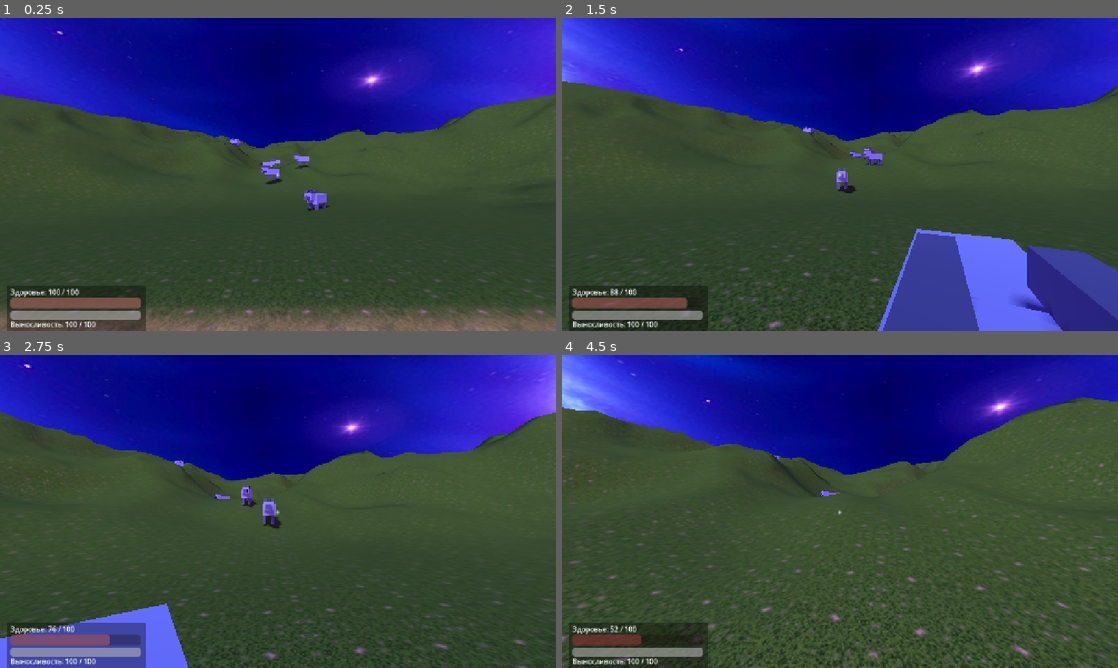
Above: before the commit, frames 1-4 (two rows, left to right).
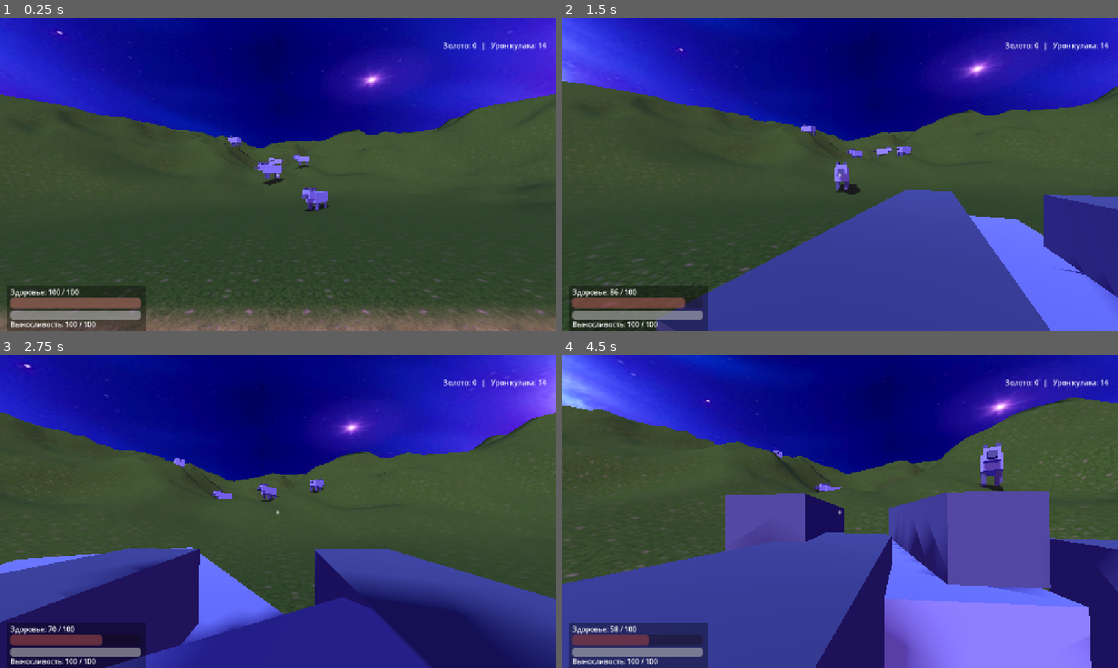
Above: after the commit, the same moments.

Repository: GnomixUltra/ProjectRPGnome
Game: Godot game, scene res://scenes/main.tscn
Two runs of this game, one before a commit and one after it. Both use one fixed random seed, a clock stepped at 60 frames per second and the inputs below.
Inputs (mouse positions are in pixels of both pictures, inside the frame that each line leads up to):
- Up to frame 1 (0.25 s): no input
- Up to frame 2 (1.5 s): tap Enter at 0.5 s; move the mouse to (867, 174) at 0.52 s; hold W (move_forward) from 0.53 s (still down); tap E at 0.6 s; click (867, 174) at 0.67 s; tap Space (jump) at 0.77 s; move the mouse to (812, 174) at 1.27 s; tap Shift (sprint) at 1.35 s
- Up to frame 3 (2.75 s): keep holding W (move_forward); tap Space (jump) at 1.52 s; tap E at 1.55, 2.1 s; move the mouse to (289, 505) at 2.02 s
- Up to frame 4 (4.5 s): keep holding W (move_forward); move the mouse to (834, 517) at 2.77 s; tap Enter at 2.85 s; click (834, 517) at 2.92 s; tap Space (jump) at 3.02, 3.77 s; tap E at 3.05, 3.8, 4.35 s; move the mouse to (878, 514) at 3.52 s; tap F at 3.6 s; move the mouse to (795, 508) at 4.27 s

The runs differ from the first frame. In frame 1, 0.5% of the frame differs, in the area x 41-99%, y 7-62%; in frame 2, 23%; in frame 3, 33%; in frame 4, 48%, in the area x 0-100%, y 7-100%.

Commit message:
RPG random variables: loot chests with weighted rolls (gold/potion/gauntlet), wolf levels 1-3, HUD stats + loot toast

Diff:
--- /dev/null
+++ b/game/scenes/chest.tscn
@@ -0,0 +1,47 @@
+[gd_scene load_steps=8 format=3]
+
+[ext_resource type="Script" path="res://scripts/chest.gd" id="1_chest"]
+
+[sub_resource type="StandardMaterial3D" id="WoodMat"]
+albedo_color = Color(0.42, 0.28, 0.15, 1)
+roughness = 0.9
+
+[sub_resource type="StandardMaterial3D" id="GoldMat"]
+albedo_color = Color(0.85, 0.65, 0.2, 1)
+metallic = 0.7
+roughness = 0.35
+
+[sub_resource type="BoxMesh" id="BaseMesh"]
+size = Vector3(0.9, 0.5, 0.6)
+
+[sub_resource type="BoxMesh" id="LidMesh"]
+size = Vector3(0.9, 0.18, 0.6)
+
+[sub_resource type="BoxShape3D" id="ChestShape"]
+size = Vector3(0.9, 0.7, 0.6)
+
+[node name="Chest" type="StaticBody3D"]
+collision_layer = 1
+collision_mask = 0
+script = ExtResource("1_chest")
+
+[node name="Collision" type="CollisionShape3D" parent="."]
+transform = Transform3D(1, 0, 0, 0, 1, 0, 0, 0, 1, 0, 0.35, 0)
+shape = SubResource("ChestShape")
+
+[node name="Visual" type="Node3D" parent="."]
+
+[node name="Base" type="MeshInstance3D" parent="Visual"]
+transform = Transform3D(1, 0, 0, 0, 1, 0, 0, 0, 1, 0, 0.25, 0)
+mesh = SubResource("BaseMesh")
+surface_material_override/0 = SubResource("WoodMat")
+
+[node name="Lid" type="MeshInstance3D" parent="Visual"]
+transform = Transform3D(1, 0, 0, 0, 1, 0, 0, 0, 1, 0, 0.59, -0.3)
+mesh = SubResource("LidMesh")
+surface_material_override/0 = SubResource("GoldMat")
+
+[node name="Lock" type="MeshInstance3D" parent="Visual"]
+transform = Transform3D(1, 0, 0, 0, 1, 0, 0, 0, 1, 0, 0.45, 0.31)
+mesh = SubResource("LidMesh")
+surface_material_override/0 = SubResource("GoldMat")
--- a/game/scenes/main.tscn
+++ b/game/scenes/main.tscn
@@ -1,10 +1,11 @@
-[gd_scene load_steps=16 format=3]
+[gd_scene load_steps=17 format=3]
 
 [ext_resource type="Script" path="res://scripts/player.gd" id="1_player"]
 [ext_resource type="Script" path="res://scripts/hud.gd" id="2_hud"]
 [ext_resource type="Script" path="res://scripts/main.gd" id="3_main"]
 [ext_resource type="Script" path="res://scripts/terrain.gd" id="4_terrain"]
 [ext_resource type="Script" path="res://scripts/wolf_spawner.gd" id="8_wolvespawner"]
+[ext_resource type="Script" path="res://scripts/chest_spawner.gd" id="9_chestspawner"]
 [ext_resource type="Texture2D" path="res://assets/grass.png" id="5_grass"]
 [ext_resource type="Texture2D" path="res://assets/dirt.png" id="6_dirt"]
 [ext_resource type="Texture2D" path="res://assets/sky_night.png" id="7_sky"]
@@ -220,6 +221,41 @@
 grow_vertical = 0
 text = "Выносливость: 100 / 100"
 
+[node name="StatsLabel" type="Label" parent="HUD/HUDRoot"]
+unique_name_in_owner = true
+layout_mode = 0
+anchors_preset = 10
+anchor_right = 1.0
+offset_left = 24
+offset_top = 52
+offset_right = -24
+offset_bottom = 76
+grow_horizontal = 2
+text = "Золото: 0   |   Урон кулака: 14"
+horizontal_alignment = 2
+
+[node name="LootToast" type="Label" parent="HUD/HUDRoot"]
+unique_name_in_owner = true
+visible = false
+layout_mode = 0
+anchors_preset = 8
+anchor_left = 0.5
+anchor_top = 0.5
+anchor_right = 0.5
+anchor_bottom = 0.5
+offset_left = -220
+offset_top = 90
+offset_right = 220
+offset_bottom = 120
+grow_horizontal = 2
+grow_vertical = 2
+text = ""
+horizontal_alignment = 1
+
+[node name="ChestSpawner" type="Node3D" parent="."]
+script = ExtResource("9_chestspawner")
+chest_count = 7
+
 [node name="WolfSpawner" type="Node3D" parent="."]
 script = ExtResource("8_wolvespawner")
 wolf_count = 6
--- /dev/null
+++ b/game/scripts/chest.gd
@@ -0,0 +1,41 @@
+extends StaticBody3D
+## Сундук — случайный лут (RPG-переменные при каждом открытии).
+## Открывается ударом кулака или клавишей E рядом с ним.
+
+@export var open_sound_hint := "sfx_chest"
+
+signal looted(reward: Dictionary)
+
+var _opened := false
+
+@onready var lid: MeshInstance3D = $Visual/Lid
+
+
+func _ready() -> void:
+	add_to_group("chests")
+
+
+## Вызывается из player.gd при ударе/взаимодействии.
+func interact() -> void:
+	if _opened:
+		return
+	_opened = true
+	var reward := _roll_reward()
+	looted.emit(reward)
+	# Анимация: крышка откидывается, сундук подсвечивается золотом.
+	lid.rotation_degrees.x = -105.0
+	collision_layer = 0
+	set_deferred("process_mode", Node.PROCESS_MODE_DISABLED)
+
+
+func _roll_reward() -> Dictionary:
+	## Таблица весов — «случайные переменные из RPG»: золото, зелье, усиление кулака.
+	var roll := randf()
+	if roll < 0.45:
+		var gold := int(randf_range(3, 26))
+		return {"type": "gold", "amount": gold, "text": "Найдено золота: %d" % gold}
+	elif roll < 0.80:
+		return {"type": "potion", "heal": 20, "text": "Зелье лечения (+20 HP)"}
+	else:
+		var bonus := int(randf_range(1, 4))
+		return {"type": "gauntlet", "damage_bonus": bonus, "text": "Кулак +%d урона!" % bonus}
--- /dev/null
+++ b/game/scripts/chest_spawner.gd
@@ -0,0 +1,48 @@
+extends Node3D
+## Раскидывает сундуки по чащам. Позиции — случайные при каждом запуске
+## (сид меняется через RandomNumberGenerator.randomize()).
+
+@export var chest_count := 7
+@export var min_radius := 22.0     # не на поляне
+@export var max_radius := 85.0     # в пределах карты
+@export var terrain_path := NodePath("../GroundBody/Terrain")
+
+var _terrain: Node3D
+var _rng := RandomNumberGenerator.new()
+
+
+func _ready() -> void:
+	_terrain = get_node_or_null(terrain_path)
+	_rng.randomize()
+	# Ждём построения ландшафта (он строится в кадре), потом спавним.
+	get_tree().process_frame.connect(_spawn.bind(), CONNECT_ONE_SHOT)
+
+
+func _height(x: float, z: float) -> float:
+	return _terrain.height_at(Vector2(x, z))
+
+
+func _spawn() -> void:
+	var scene := load("res://scenes/chest.tscn") as PackedScene
+	if scene == null or _terrain == null:
+		push_warning("ChestSpawner: нет сцены сундука или Terrain")
+		return
+	var placed := 0
+	var tries := 0
+	while placed < chest_count and tries < 400:
+		tries += 1
+		var a := _rng.randf() * TAU
+		var r := _rng.randf_range(min_radius, max_radius)
+		var x := cos(a) * r
+		var z := sin(a) * r
+		var h := _height(x, z)
+		# Не ставим в слишком крутые склоны — ищем более-менее ровное место.
+		if absf(_height(x + 1.5, z) - h) > 1.6 or absf(_height(x, z + 1.5) - h) > 1.6:
+			continue
+		var c := scene.instantiate()
+		add_child.call_deferred(c)
+		c.set_deferred("global_position", Vector3(x, h + 0.35, z))
+		c.set_deferred("rotation:y", _rng.randf() * TAU)
+		placed += 1
+	if placed == 0:
+		push_warning("ChestSpawner: не нашлось ровных мест (%d попыток)" % tries)
--- a/game/scripts/hud.gd
+++ b/game/scripts/hud.gd
@@ -6,20 +6,28 @@
 @onready var stamina_bar: ProgressBar = %StaminaBar
 @onready var health_label: Label = %HealthLabel
 @onready var stamina_label: Label = %StaminaLabel
+@onready var stats_label: Label = %StatsLabel
+@onready var toast: Label = %LootToast
+
+var player: Node3D = null
+var _toast_timer := 0.0
 
 
 func _ready() -> void:
-	var player := get_tree().get_first_node_in_group("player")
+	player = get_tree().get_first_node_in_group("player")
 	if player and player.has_signal("stamina_changed"):
 		player.stamina_changed.connect(_on_stamina_changed)
 	if player and player.has_signal("health_changed"):
 		player.health_changed.connect(_on_health_changed)
+	if player and player.has_signal("loot_received"):
+		player.loot_received.connect(_on_loot_received)
 	# Начальные значения.
 	if player:
 		if "health_max" in player:
 			set_health(player.health_max, player.health_max)
 		if "stamina_max" in player:
 			_on_stamina_changed(player.stamina_max, player.stamina_max, false)
+	_refresh_stats()
 
 
 func _on_stamina_changed(current: float, maximum: float, exhausted: bool) -> void:
@@ -45,3 +53,30 @@
 	# От ярко-красного к тёмно-бордовому по мере убывания HP.
 	health_bar.modulate = Color(1.0, 0.35 + 0.25 * ratio, 0.35 + 0.2 * ratio).lerp(Color(0.55, 0.1, 0.1), 1.0 - ratio)
 	health_label.text = "Здоровье: %d / %d" % [int(round(current)), int(round(maximum))]
+
+
+func _on_loot_received(reward: Dictionary) -> void:
+	if toast != null:
+		toast.text = String(reward.get("text", ""))
+		toast.modulate = Color(1, 1, 1, 1)
+		toast.visible = true
+		if toast.has_method("get_tree"):
+			pass
+	_toast_timer = 3.0
+	_refresh_stats()
+
+
+func _process(delta: float) -> void:
+	if _toast_timer > 0.0:
+		_toast_timer -= delta
+		if _toast_timer <= 0.0 and toast != null:
+			toast.visible = false
+
+
+func _refresh_stats() -> void:
+	if player == null or not is_instance_valid(player):
+		return
+	if stats_label != null:
+		stats_label.text = "Золото: %d   |   Урон кулака: %d" % [
+			int(player.gold), int(round(player.punch_damage + player.punch_bonus))
+		]
--- a/game/scripts/player.gd
+++ b/game/scripts/player.gd
@@ -31,6 +31,11 @@
 signal health_changed(current: float, maximum: float)
 signal died
 signal punched                       # для анимации/звука (зарезервировано)
+signal loot_received(reward: Dictionary)  # найденный лут из сундуков
+
+# --- RPG-переменные игрока ---
+var gold := 0                        # золото из сундуков
+var punch_bonus := 0.0               # усиление кулака (находки «Кулак +N»)
 
 var gravity: float = ProjectSettings.get_setting("physics/3d/default_gravity")
 
@@ -133,6 +138,19 @@
 		punch_pressed = event.pressed and not event.echo and event.keycode == KEY_F
 	if punch_pressed and Input.mouse_mode == Input.MOUSE_MODE_CAPTURED:
 		_try_punch()
+	# Взаимодействие с сундуками — E.
+	if event is InputEventKey and event.pressed and not event.echo and event.keycode == KEY_E:
+		_try_open_chest()
+
+
+## Открыть ближайший сундук (в пределах 2 м).
+func _try_open_chest() -> void:
+	for c in get_tree().get_nodes_in_group("chests"):
+		if not (c is Node3D) or not is_instance_valid(c):
+			continue
+		if global_position.distance_to((c as Node3D).global_position) <= 2.0 and c.has_method("interact"):
+			c.interact()
+			return
 
 
 ## Попытка удара кулаком: проверка кулдауна/стамины, замах, поражение врагов в конусе.
@@ -186,7 +204,19 @@
 		hit_any[b] = true
 	for b in hit_any:
 		if is_instance_valid(b) and b.has_method("take_damage"):
-			b.take_damage(punch_damage)
+			b.take_damage(punch_damage + punch_bonus)
+
+
+## Применить награду из сундука (сигнал looted connects сюда в _ready).
+func apply_reward(reward: Dictionary) -> void:
+	match reward.get("type", ""):
+		"gold":
+			gold += int(reward.get("amount", 0))
+		"potion":
+			heal(float(reward.get("heal", 20)))
+		"gauntlet":
+			punch_bonus += float(reward.get("damage_bonus", 1))
+	loot_received.emit(reward)
 
 
 func _finish_punch() -> void:
--- a/game/scripts/wolf.gd
+++ b/game/scripts/wolf.gd
@@ -17,6 +17,8 @@
 @export var patrol_radius := 9.0          # радиус патрулирования вокруг дома
 @export var turn_speed := 7.0             # рад/с — поворот к цели
 
+var level := 1                            # случайный уровень волка (1..3)
+
 signal health_changed(current: float, maximum: float)
 signal died(wolf: Node3D)
 
@@ -40,6 +42,12 @@
 	_home = global_position
 	_health = max_health
 	add_to_group("enemies")
+	# Случайные RPG-переменные каждого волка: уровень 1..3 (HP/урон/размер).
+	level = int(randi_range(1, 3))
+	max_health += (level - 1) * 8.0
+	bite_damage += (level - 1) * 2.0
+	scale = Vector3.ONE * (1.0 + (level - 1) * 0.15)
+	_health = max_health
 	_wait_timer = randf_range(0.5, 2.5)
 	_pick_patrol_point()
 	bite_area.body_entered.connect(_on_bite_body)
